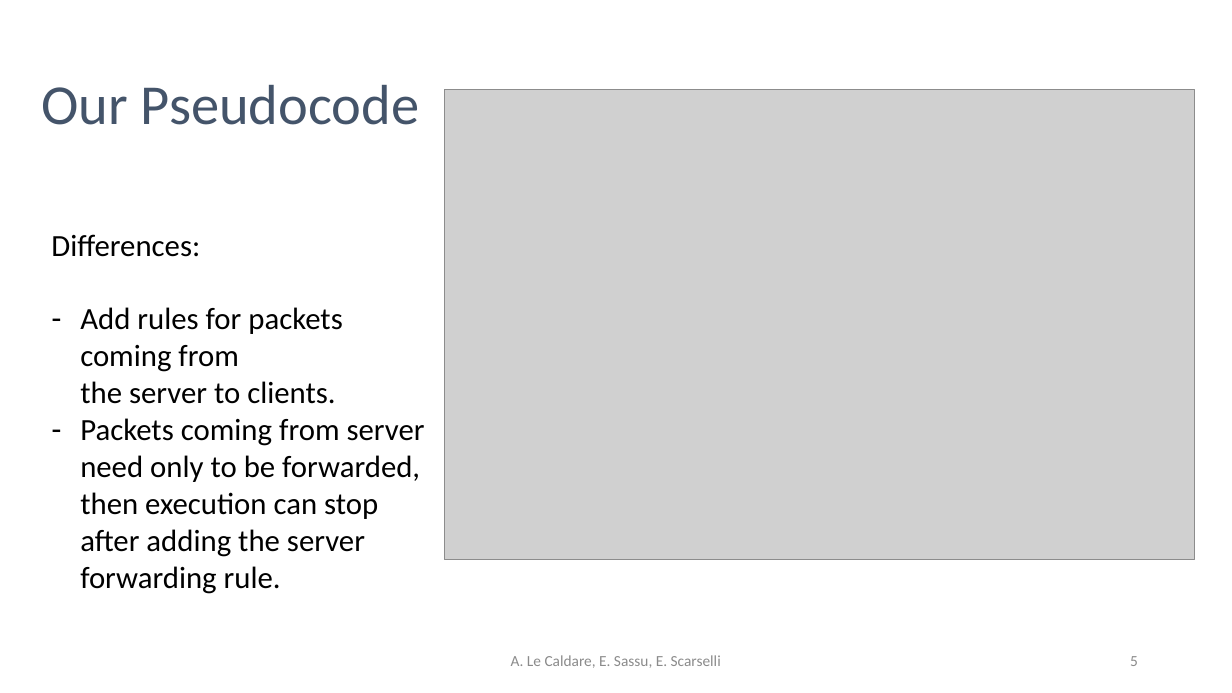
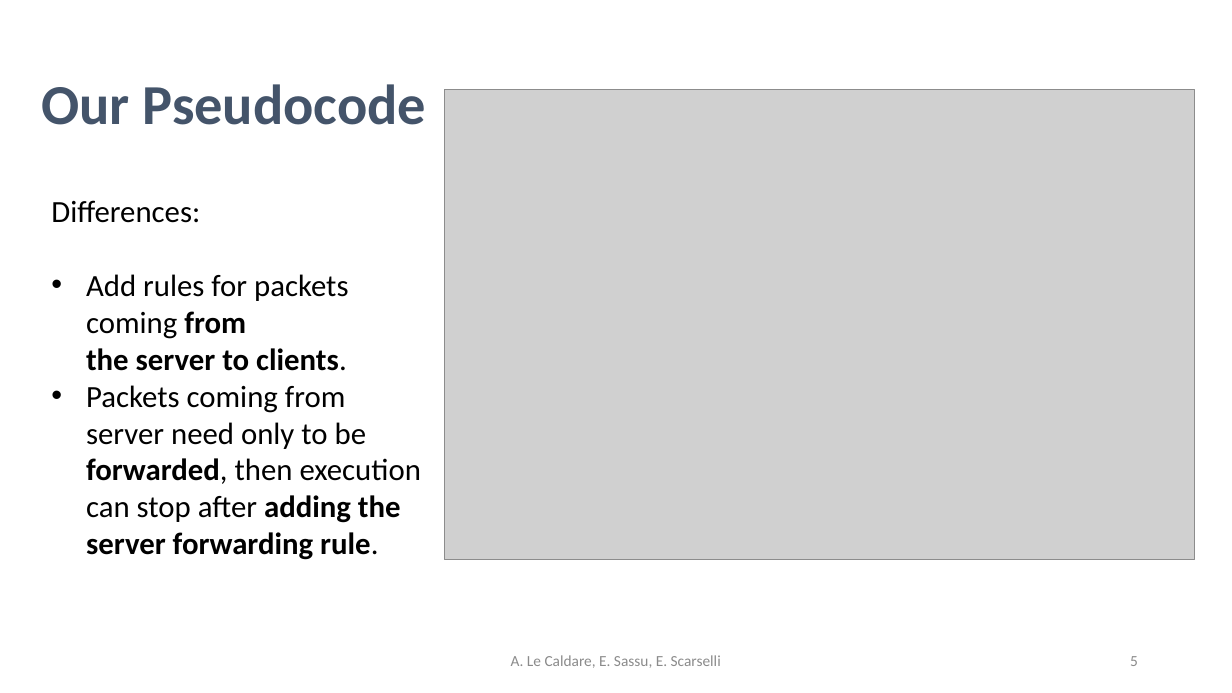
Before and after one commit to psoftware/ddosdefence-floodlight-controller, a slide deck: slide 5 of Docs/DDoSDefence.pptx. Drawn at 1232x693 pixels with LibreOffice and Linux fonts; fonts in the diff are those of the drawing; grey boxes stand for pictures. Boxes give left, top, right and bottom in pixels: in the first picture for what was removed or moved away, otherwise in the second. Text is boxed around its words. In the diff, an @@ line names an element or a change of style, - is before the commit and + after.

```diff
--- a/Docs/DDoSDefence.pptx
+++ b/Docs/DDoSDefence.pptx
@@ title "Our Pseudocode" at box(41, 84, 427, 125): bold on @@
@@ text "Differences:": place and size @@
-text "Differences:" at box(51, 234, 425, 594)
+text "Differences:" at box(51, 200, 421, 560)
@@ text at box(86, 274, 421, 560): bold on in "from the server to clients.", "forwarded, adding the server forwarding rule."; bullet - to • @@
```
Also in this commit, not shown: 4 other slides changed, 4 slides added, 1 other file.
